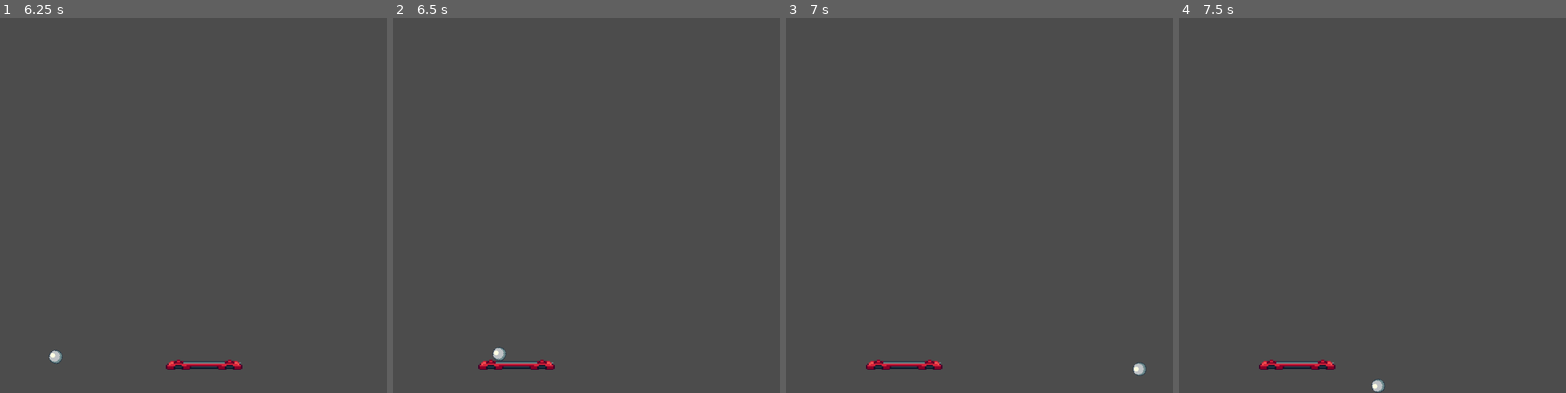
Above: before the commit, frames 1-4 (left to right).
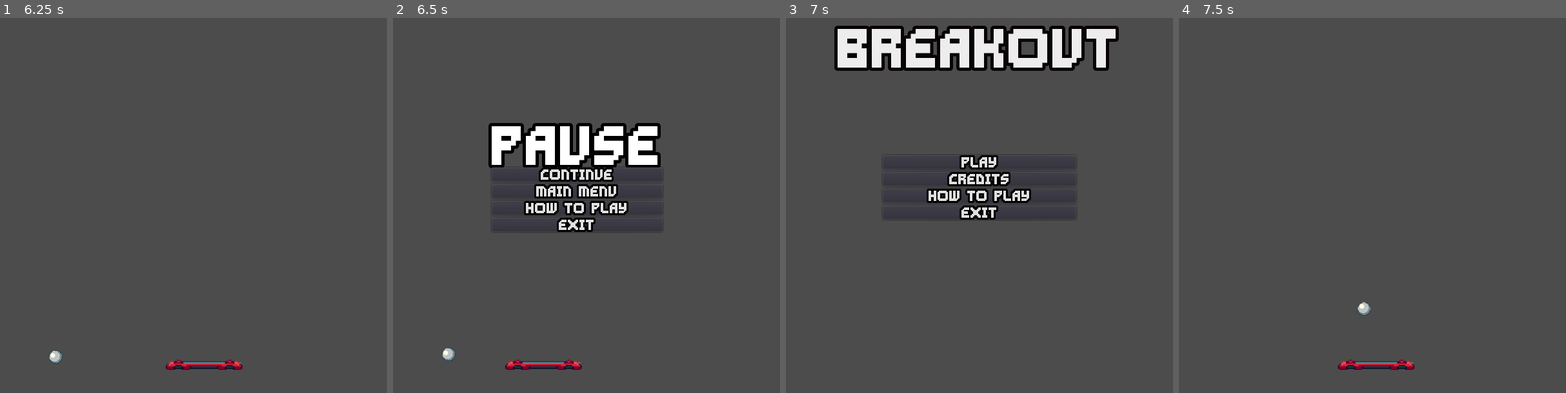
Above: after the commit, the same moments.

Repository: AlphaGuilty/CDT_Breakout
Game: Godot game, scene res://Scene/Main_Menu.tscn
Same seed, same stepped clock (60 frames per second), same inputs: the game is played once before the commit and once after it.
Inputs (mouse positions are in pixels of both pictures, inside the frame that each line leads up to):
- Up to frame 1 (6.25 s): click "How to play" at 0.5 s; click "Back" at 1.25 s; click "Play" at 2 s; hold D (P1_move_right) 2.78-3.53 s; hold A (P1_move_left) 3.53-4.28 s; hold D (P1_move_right) 4.28-5.78 s; hold A (P1_move_left) from 5.78 s (still down)
- Up to frame 2 (6.5 s): keep holding A (P1_move_left); tap Escape (menu, bound only after the commit) at 6.4 s
- Up to frame 3 (7 s): release A (P1_move_left) at 6.5 s; click (971, 190) at 6.5 s, where only the run after the commit has a clickable "Main Menu"
- Up to frame 4 (7.5 s): click (1372, 160) at 7.25 s, where only the run after the commit has a clickable "Play"

Frame 1 is identical in both runs. In frame 2, 8.3% of the frame differs, in the area x 12-70%, y 28-94%; in frame 3, 11%, in the area x 12-93%, y 2-96%; in frame 4, 1.1%.

Commit message:
pausa
agregue el menú de pausa

Diff:
--- a/Scene/Demo.tscn
+++ b/Scene/Demo.tscn
@@ -1,6 +1,7 @@
-[gd_scene load_steps=10 format=2]
+[gd_scene load_steps=11 format=2]
 
 [ext_resource path="res://Scripts/Bar.gd" type="Script" id=1]
+[ext_resource path="res://Scene/pause.tscn" type="PackedScene" id=2]
 [ext_resource path="res://Assets/Textures/Breakout Assets/BreakOut Assets x2.png" type="Texture" id=3]
 [ext_resource path="res://Scripts/Ball.gd" type="Script" id=4]
 
@@ -90,3 +91,9 @@
 texture = ExtResource( 3 )
 region_enabled = true
 region_rect = Rect2( 385, 481, 30, 31 )
+
+[node name="Pause" parent="." instance=ExtResource( 2 )]
+margin_left = 153.0
+margin_top = 186.0
+margin_right = 418.0
+margin_bottom = 350.0
--- a/Scene/Main_Menu.tscn
+++ b/Scene/Main_Menu.tscn
@@ -21,6 +21,7 @@
 default_font = SubResource( 6 )
 
 [node name="Main_Menu" type="Node2D"]
+pause_mode = 2
 script = ExtResource( 2 )
 
 [node name="VBoxContainer2" type="VBoxContainer" parent="."]
--- /dev/null
+++ b/Scene/pause.tscn
@@ -0,0 +1,62 @@
+[gd_scene load_steps=6 format=2]
+
+[ext_resource path="res://Assets/Fonts/GravityBold8.ttf" type="DynamicFontData" id=1]
+[ext_resource path="res://resources/theme.tres" type="Theme" id=2]
+[ext_resource path="res://Scripts/pause.gd" type="Script" id=3]
+
+[sub_resource type="DynamicFont" id=1]
+outline_size = 3
+outline_color = Color( 0, 0, 0, 1 )
+font_data = ExtResource( 1 )
+
+[sub_resource type="Theme" id=2]
+default_font = SubResource( 1 )
+
+[node name="Pause" type="MarginContainer"]
+pause_mode = 2
+anchor_right = 1.0
+anchor_bottom = 1.0
+script = ExtResource( 3 )
+
+[node name="VBoxContainer" type="VBoxContainer" parent="."]
+margin_left = 167.0
+margin_top = 218.0
+margin_right = 432.0
+margin_bottom = 382.0
+size_flags_horizontal = 4
+size_flags_vertical = 4
+theme = SubResource( 2 )
+
+[node name="Label" type="Label" parent="VBoxContainer"]
+margin_right = 265.0
+margin_bottom = 60.0
+theme = ExtResource( 2 )
+theme_type_variation = "BigLabel"
+text = "Pause"
+align = 1
+valign = 2
+
+[node name="Continue" type="Button" parent="VBoxContainer"]
+margin_top = 64.0
+margin_right = 265.0
+margin_bottom = 86.0
+text = "Continue"
+
+[node name="Menu" type="Button" parent="VBoxContainer"]
+margin_top = 90.0
+margin_right = 265.0
+margin_bottom = 112.0
+text = "Main Menu"
+
+[node name="HtP" type="Button" parent="VBoxContainer"]
+margin_top = 116.0
+margin_right = 265.0
+margin_bottom = 138.0
+text = "How to play"
+
+[node name="Exit" type="Button" parent="VBoxContainer"]
+pause_mode = 2
+margin_top = 142.0
+margin_right = 265.0
+margin_bottom = 164.0
+text = "Exit"
--- /dev/null
+++ b/Scripts/pause.gd
@@ -0,0 +1,33 @@
+extends MarginContainer
+
+onready var continu = $VBoxContainer/Continue
+onready var menu = $VBoxContainer/Menu
+onready var how = $VBoxContainer/HtP
+onready var exit = $VBoxContainer/Exit
+
+func _ready():
+	continu.connect("pressed",self,"on_continu_pressed")
+	menu.connect("pressed",self,"on_menu_pressed")
+	how.connect("pressed",self,"on_how_pressed")
+	exit.connect("pressed",self,"on_exit_pressed")
+	hide()
+
+func _input(event):
+	if event.is_action_pressed("menu"):
+		visible= !visible
+		get_tree().paused=visible
+
+func on_continu_pressed():
+	hide()
+	get_tree().paused=false
+
+func on_menu_pressed():
+	get_tree().paused=false
+	get_tree().change_scene("res://Scene/Main_Menu.tscn")
+
+func on_how_pressed():
+	get_tree().paused=false
+	get_tree().change_scene("res://Scene/HowToPlay.tscn")
+
+func on_exit_pressed():
+	get_tree().quit()
--- a/project.godot
+++ b/project.godot
@@ -35,6 +35,11 @@
 "events": [ Object(InputEventKey,"resource_local_to_scene":false,"resource_name":"","device":0,"alt":false,"shift":false,"control":false,"meta":false,"command":false,"pressed":false,"scancode":0,"physical_scancode":65,"unicode":0,"echo":false,"script":null)
  ]
 }
+menu={
+"deadzone": 0.5,
+"events": [ Object(InputEventKey,"resource_local_to_scene":false,"resource_name":"","device":0,"alt":false,"shift":false,"control":false,"meta":false,"command":false,"pressed":false,"scancode":0,"physical_scancode":16777217,"unicode":0,"echo":false,"script":null)
+ ]
+}
 
 [physics]
 
--- /dev/null
+++ b/resources/theme.tres
@@ -0,0 +1,14 @@
+[gd_resource type="Theme" load_steps=3 format=2]
+
+[ext_resource path="res://Assets/Fonts/GravityBold8.ttf" type="DynamicFontData" id=1]
+
+[sub_resource type="DynamicFont" id=1]
+size = 60
+outline_size = 5
+outline_color = Color( 0, 0, 0, 1 )
+font_data = ExtResource( 1 )
+
+[resource]
+default_font = SubResource( 1 )
+BigLabel/base_type = "Label"
+BigLabel/fonts/font = SubResource( 1 )
